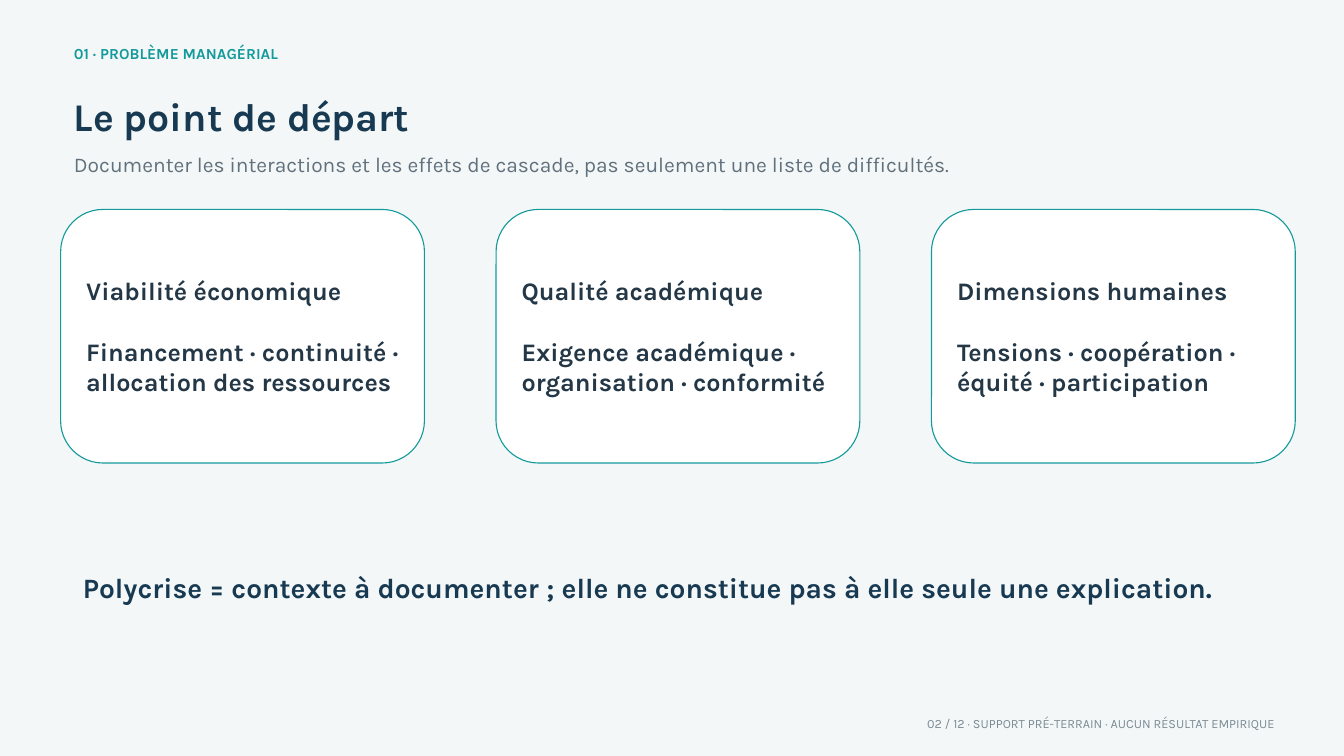
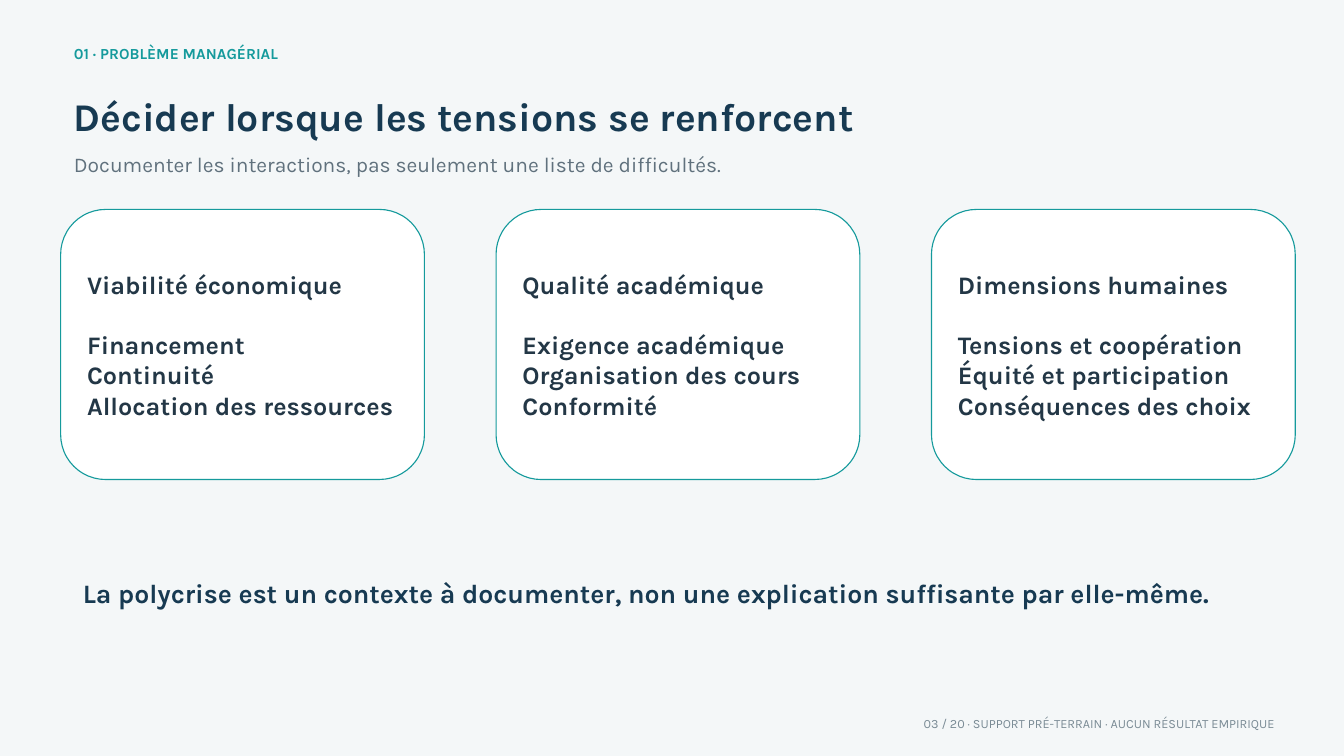
Before and after one commit to upl-gabon/These-Presidence, a slide deck: slide 3 of docs/DEPOT_AUTEUR/PROPOSITION_SUPPORT_SOUTENANCE_PRE_TERRAIN.pptx (slide 2 before the commit). Drawn at 1344x756 pixels with LibreOffice and Linux fonts; fonts in the diff are those of the drawing. Boxes give left, top, right and bottom in pixels: in the first picture for what was removed or moved away, otherwise in the second. Text is boxed around its words. In the diff, an @@ line names an element or a change of style, - is before the commit and + after.

Commit message:
fix: aligner le PowerPoint sur les 20 diapositives

```diff
--- a/docs/DEPOT_AUTEUR/PROPOSITION_SUPPORT_SOUTENANCE_PRE_TERRAIN.pptx
+++ b/docs/DEPOT_AUTEUR/PROPOSITION_SUPPORT_SOUTENANCE_PRE_TERRAIN.pptx
@@ text at [74,100,854,141]: text changed @@
-Le point de départ
+Décider lorsque les tensions se renforcent
@@ text at [74,156,721,177]: text changed @@
-Documenter les interactions et les effets de cascade, pas seulement une liste de difficultés.
+Documenter les interactions, pas seulement une liste de difficultés.
@@ rounded rectangle "Viabilité économique": place and size @@
-rounded rectangle "Viabilité économique" at [60,210,424,464]
+rounded rectangle "Viabilité économique" at [60,210,424,480]
@@ rounded rectangle "Qualité académique": place and size @@
-rounded rectangle "Qualité académique" at [496,210,860,464]
+rounded rectangle "Qualité académique" at [496,210,860,480]
@@ rounded rectangle "Dimensions humaines": place and size @@
-rounded rectangle "Dimensions humaines" at [932,210,1296,464]
+rounded rectangle "Dimensions humaines" at [932,210,1296,480]
@@ text in rounded rectangle at [87,336,393,416]: text changed @@
-Financement · continuité · allocation des ressources
+Financement
+Continuité
+Allocation des ressources
@@ text in rounded rectangle at [522,334,801,416]: text changed @@
-Exigence académique · organisation · conformité
+Exigence académique
+Organisation des cours
+Conformité
@@ text in rounded rectangle at [958,334,1250,421]: text changed @@
-Tensions · coopération · équité · participation
+Tensions et coopération
+Équité et participation
+Conséquences des choix
@@ text at [83,582,1208,610]: text changed; size 20 to 19 pt @@
-Polycrise = contexte à documenter ; elle ne constitue pas à elle seule une explication.
+La polycrise est un contexte à documenter, non une explication suffisante par elle-même.
@@ text at [924,717,1274,730]: text changed @@
-02 / 12 · SUPPORT PRÉ-TERRAIN · AUCUN RÉSULTAT EMPIRIQUE
+03 / 20 · SUPPORT PRÉ-TERRAIN · AUCUN RÉSULTAT EMPIRIQUE
```
Also in this commit, not shown: 9 other slides changed, 10 slides added, 2 slides removed, 5 other files.
